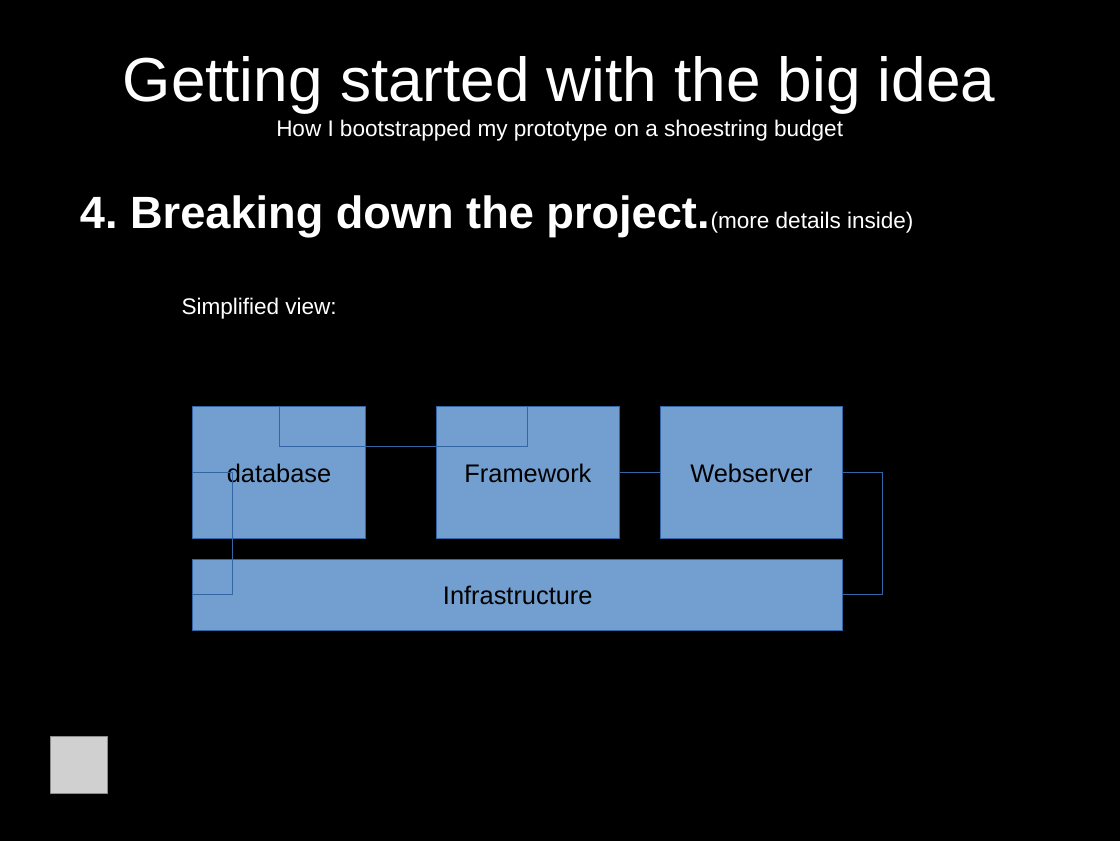
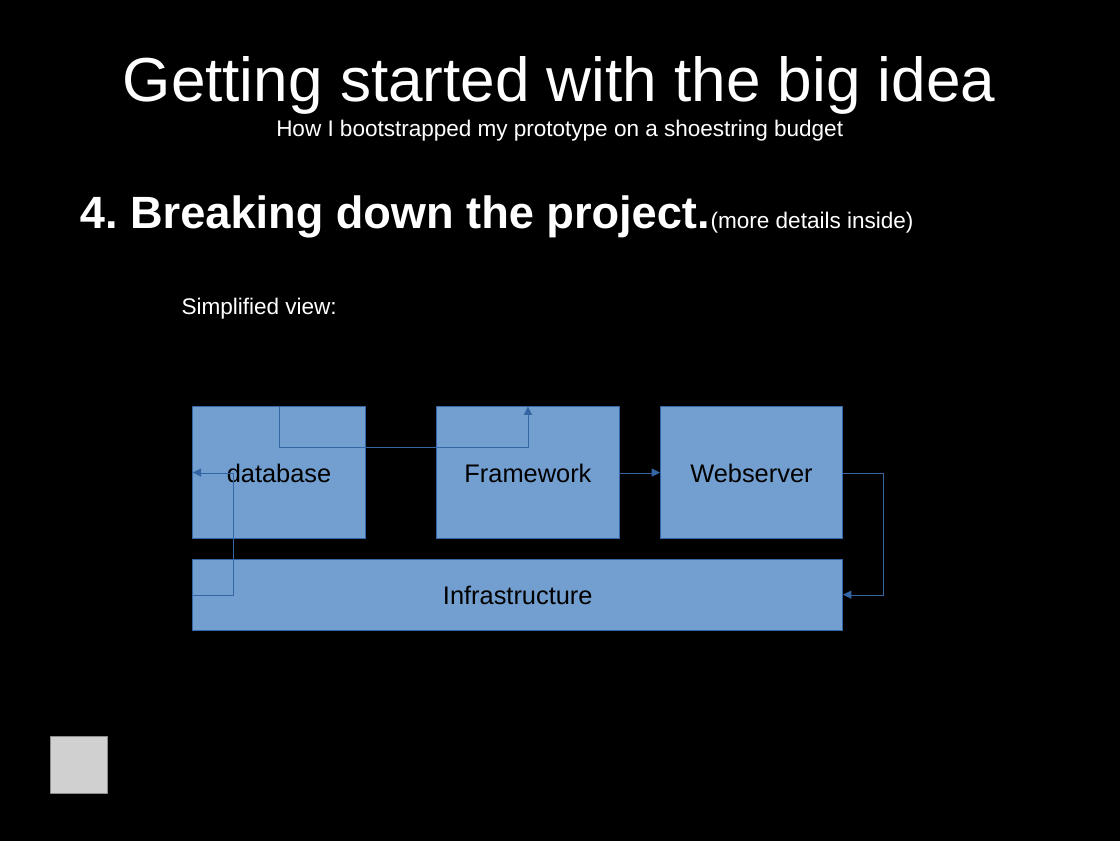
Before and after one commit to jcda/django-mvp-install-script, a slide deck: slide 16 of MVP-presentation-BD-Meetup.odp (slide 15 before the commit). Drawn at 1120x841 pixels with LibreOffice and Linux fonts; fonts in the diff are those of the drawing; grey boxes stand for pictures. Boxes give left, top, right and bottom in pixels: in the first picture for what was removed or moved away, otherwise in the second. Text is boxed around its words. In the diff, an @@ line names an element or a change of style, - is before the commit and + after.

```diff
--- a/MVP-presentation-BD-Meetup.odp
+++ b/MVP-presentation-BD-Meetup.odp
@@ elbow line (279, 407) - (528, 407): elbow line to elbow arrow @@
@@ elbow line (193, 595) - (193, 473): elbow line to elbow arrow @@
@@ elbow line (620, 473) - (661, 473): elbow line to elbow arrow @@
@@ elbow line (843, 473) - (843, 595): elbow line to elbow arrow @@
```
Also in this commit, not shown: 1 other slide changed, 1 slide added, 2 other files.
